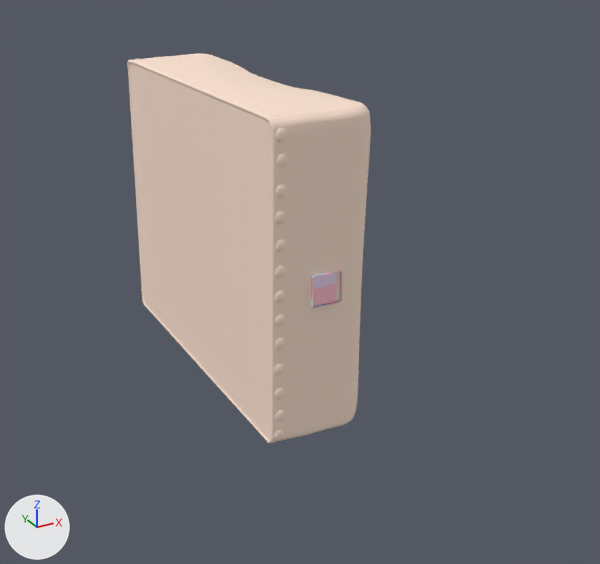
One commit to the glTF model static/generation_woimg/1b47d22b3bb44cfc9aef9ffedd93ffdd/view_input_colored.glb: the scene before it, then after it.
One viewpoint serves both versions: a 50 mm lens placed at (-0.565, -1.251, 0.494), pointed at (0.096, -0.05, -0.107). Lighting does not change. The marker at lower left points along +X, +Y and +Z. The picture after the commit comes second. Where no turn or scale is listed for an object, it has been applied to the vertices.

Script lines for the objects in view, before the commit:
```python
ob_geometry_1 = bpy.data.objects.new('geometry_1', me_geometry_1)
ob_geometry_1.location = (0.255, 0.0, 0.123)
ob_geometry_2 = bpy.data.objects.new('geometry_2', me_geometry_2)
ob_geometry_2.location = (0.262, 0.001, -0.122)
ob_geometry_3 = bpy.data.objects.new('geometry_3', me_geometry_3)
ob_geometry_3.location = (-0.304, 0.0, 0.007)
ob_geometry_4 = bpy.data.objects.new('geometry_4', me_geometry_4)
ob_geometry_4.location = (-0.216, -0.002, -0.165)
ob_geometry_5 = bpy.data.objects.new('geometry_5', me_geometry_5)
ob_geometry_5.location = (-0.214, -0.087, -0.252)
ob_geometry_6 = bpy.data.objects.new('geometry_6', me_geometry_6)
ob_geometry_6.location = (0.212, 0.092, -0.259)
ob_geometry_7 = bpy.data.objects.new('geometry_7', me_geometry_7)
ob_geometry_7.location = (0.213, 0.088, 0.26)
ob_geometry_8 = bpy.data.objects.new('geometry_8', me_geometry_8)
ob_geometry_8.location = (0.216, -0.003, -0.165)
```
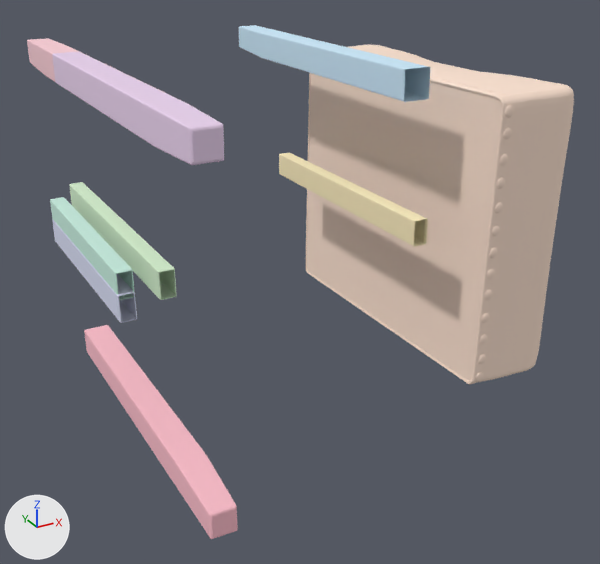
Boxes (x1, y1, x2, y2) around the edits, measured in the pictures (600 x 564 px):
'geometry_3', moved
    before: (127, 53, 371, 443)
    after: (305, 45, 574, 385)
'geometry_7', moved
    before: (311, 281, 336, 306)
    after: (84, 325, 238, 539)
'geometry_6', moved
    before: (313, 272, 337, 289)
    after: (52, 52, 224, 165)
'geometry_5', moved (mostly hidden before)
    before: (311, 273, 341, 308)
    after: (239, 25, 430, 102)
'geometry_4', moved (not visible before)
    after: (279, 153, 428, 247)
'geometry_8', moved (not visible before)
    after: (69, 182, 177, 300)
'geometry_1', moved (not visible before)
    after: (50, 197, 134, 300)
'geometry_2', moved (not visible before)
    after: (52, 219, 137, 323)
'geometry_0', moved (mostly hidden before)
    before: (311, 270, 342, 308)
    after: (27, 38, 165, 93)

Edits to the bpy script that builds the scene:
```text
Change me_geometry_8:
    used by ob_geometry_8; location = (0.216, -0.003, -0.165)
    remove me_geometry_8.from_pydata(...)  # 56 vertices, 104 faces; spans x -0.229..-0.204, y -0.232..0.238, z 0.144..0.187
    add me_geometry_8.from_pydata(...)  # 56 vertices, 104 faces; spans x -0.444..-0.419, y -0.232..0.238, z 0.17..0.213
    me_geometry_8 part 1: the whole mesh is moved by (-0.216, 0.0, 0.026)
Change me_geometry_7:
    used by ob_geometry_7; location = (0.213, 0.088, 0.26)
    remove me_geometry_7.from_pydata(...)  # 76 vertices, 138 faces; spans x -0.237..-0.189, y -0.395..0.219, z -0.285..-0.235
    add me_geometry_7.from_pydata(...)  # 76 vertices, 138 faces; spans x -0.451..-0.404, y -0.495..0.119, z -0.545..-0.495
    me_geometry_7 part 2: the whole mesh is moved by (-0.214, -0.101, -0.26)
Change me_geometry_6:
    used by ob_geometry_6; location = (0.212, 0.092, -0.259)
    remove me_geometry_6.from_pydata(...)  # 76 vertices, 138 faces; spans x -0.236..-0.188, y -0.398..0.216, z 0.235..0.284
    add me_geometry_6.from_pydata(...)  # 76 vertices, 138 faces; spans x -0.451..-0.403, y -0.502..0.112, z 0.494..0.544
    me_geometry_6 part 3: the whole mesh is moved by (-0.215, -0.104, 0.26)
Change me_geometry_5:
    used by ob_geometry_5; location = (-0.214, -0.087, -0.252)
    remove me_geometry_5.from_pydata(...)  # 76 vertices, 138 faces; spans x 0.19..0.238, y -0.22..0.394, z 0.227..0.277
    add me_geometry_5.from_pydata(...)  # 76 vertices, 138 faces; spans x 0.405..0.453, y -0.12..0.494, z 0.486..0.535
    me_geometry_5 part 4: the whole mesh is moved by (0.215, 0.1, 0.258)
Change me_geometry_4:
    used by ob_geometry_4; location = (-0.216, -0.002, -0.165)
    remove me_geometry_4.from_pydata(...)  # 56 vertices, 104 faces; spans x 0.204..0.229, y -0.234..0.239, z 0.144..0.187
    add me_geometry_4.from_pydata(...)  # 56 vertices, 104 faces; spans x 0.42..0.445, y -0.234..0.239, z 0.17..0.213
    me_geometry_4 part 5: the whole mesh is moved by (0.216, 0.0, 0.026)
Change me_geometry_3:
    used by ob_geometry_3; location = (-0.304, 0.0, 0.007)
    remove me_geometry_3.from_pydata(...)  # 10606 vertices, 19764 faces; spans x 0.212..0.395, y -0.303..0.303, z -0.265..0.251
    add me_geometry_3.from_pydata(...)  # 10606 vertices, 19764 faces; spans x 0.604..0.788, y -0.301..0.305, z -0.275..0.242
    me_geometry_3 part 6: the whole mesh is moved by (0.392, 0.002, -0.009)
Change me_geometry_2:
    used by ob_geometry_2; location = (0.262, 0.001, -0.122)
    remove me_geometry_2.from_pydata(...)  # 56 vertices, 104 faces; spans x -0.275..-0.249, y -0.192..0.19, z 0.099..0.145
    add me_geometry_2.from_pydata(...)  # 56 vertices, 104 faces; spans x -0.538..-0.512, y -0.194..0.189, z 0.081..0.127
    me_geometry_2 part 7: the whole mesh is moved by (-0.263, -0.001, -0.018)
Change me_geometry_1:
    used by ob_geometry_1; location = (0.255, 0.0, 0.123)
    remove me_geometry_1.from_pydata(...)  # 56 vertices, 104 faces; spans x -0.268..-0.242, y -0.19..0.19, z -0.145..-0.101
    add me_geometry_1.from_pydata(...)  # 56 vertices, 104 faces; spans x -0.53..-0.504, y -0.189..0.191, z -0.128..-0.084
    me_geometry_1 part 8: the whole mesh is moved by (-0.262, 0.001, 0.017)
Change me_geometry_0:
    used by ob_geometry_0; location = (0.213, -0.088, -0.253)
    remove me_geometry_0.from_pydata(...)  # 76 vertices, 138 faces; spans x -0.237..-0.189, y -0.22..0.394, z 0.228..0.277
    add me_geometry_0.from_pydata(...)  # 76 vertices, 138 faces; spans x -0.451..-0.403, y -0.12..0.494, z 0.487..0.537
    me_geometry_0 part 9: the whole mesh is moved by (-0.214, 0.1, 0.259)
```
